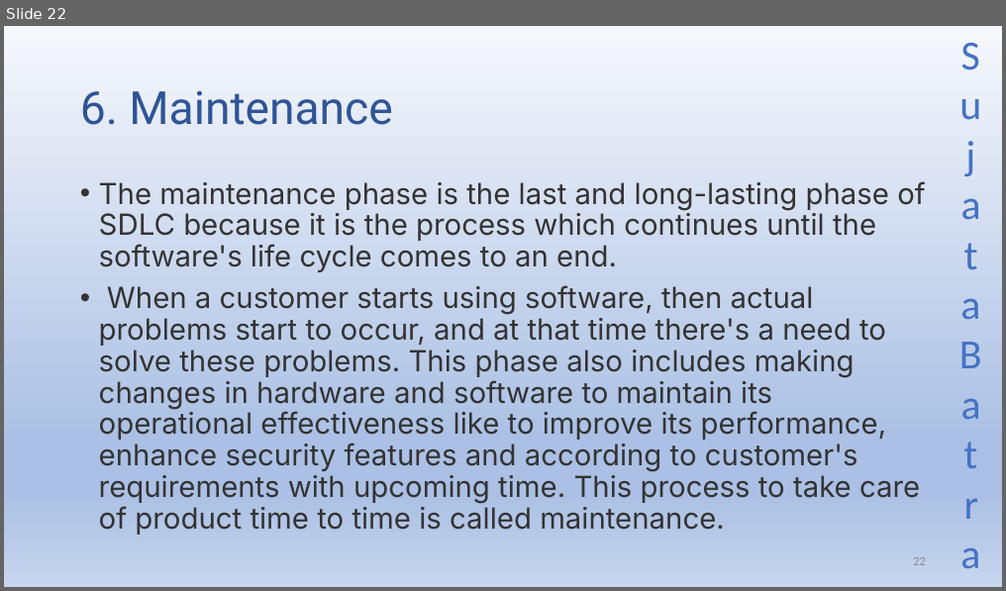
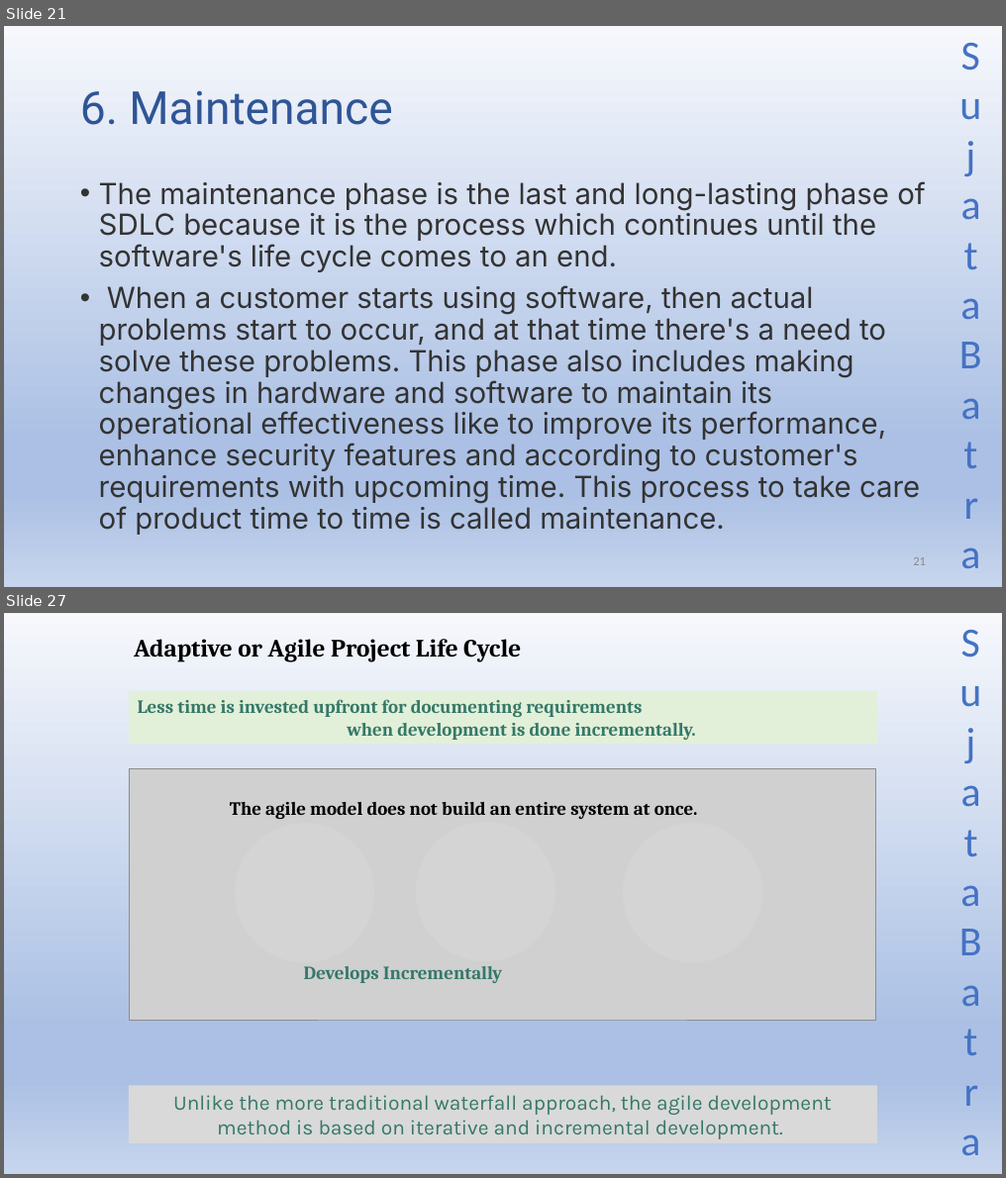
Before and after one commit to Sujatabatra/SapientNov2021QABatch, a slide deck: QA/QA Study Material.pptx. Shown one above the other, each under a label of ours: slide 22 before the commit, slides 21 and 27 after it; the slides between them are not shown. The pictures are 1006x591 and 1006x1178 pixels, drawn with LibreOffice and Linux fonts; fonts in the diff are those of the drawing; grey boxes stand for pictures. Boxes give left, top, right and bottom in pixels: in the first picture for what was removed or moved away, otherwise in the second. Text is boxed around its words. In the diff, an @@ line names an element or a change of style, - is before the commit and + after.

```diff
--- a/QA/QA Study Material.pptx
+++ b/QA/QA Study Material.pptx
@@ slide 27 added at <box>4,613,1002,1174</box>, background gradient #F6F8FC to #ABC0E4 to #C7D5ED; not listed: 1 template element that a slide beside it also shows @@
@@ text added at <box>134,639,521,663</box>, 24 pt, text #000000, bold @@
+Adaptive or Agile Project Life Cycle
@@ rectangle added at <box>129,691,877,744</box>, fill #E2F0D9, 18 pt, text #357868, bold @@
+  Less time is invested upfront for documenting requirements when development is done incrementally.
@@ picture added at <box>129,768,877,1020</box> @@
@@ text added at <box>230,802,698,819</box>, 18 pt, text #000000, bold @@
+The agile model does not build an entire system at once.
@@ ellipse added at <box>235,823,374,963</box>, fill #D9D9D9 at 50% opacity @@
@@ ellipse added at <box>416,822,555,961</box>, fill #D9D9D9 at 50% opacity @@
@@ ellipse added at <box>623,823,763,962</box>, fill #D9D9D9 at 50% opacity @@
@@ text added at <box>304,966,502,983</box>, 18 pt, text #357868, bold @@
+  Develops Incrementally
@@ rectangle added at <box>129,1085,877,1143</box>, fill #D9D9D9, 20 pt, text #357868 @@
+  Unlike the more traditional waterfall approach, the agile development method is based on iterative and incremental development.
@@ what was slide 22 is now slide 21 @@
```
Also in this commit, not shown: 13 other slides added, 1 slide removed.
